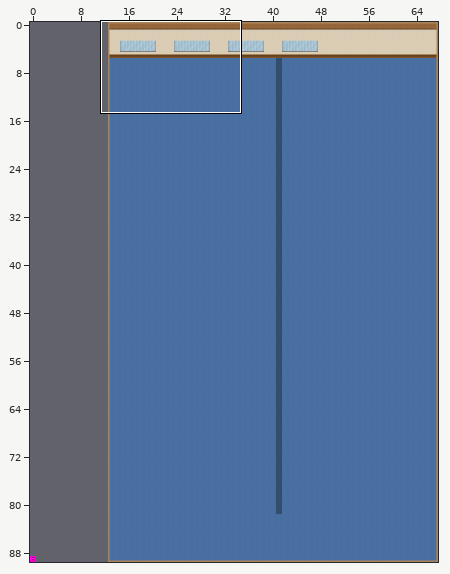
Tiled map (JSON) -- main/resources/worlds/officefloor2.json. The first picture is a wide view before the edit; the outline marks the close-up.
Close-up. Before the edit:
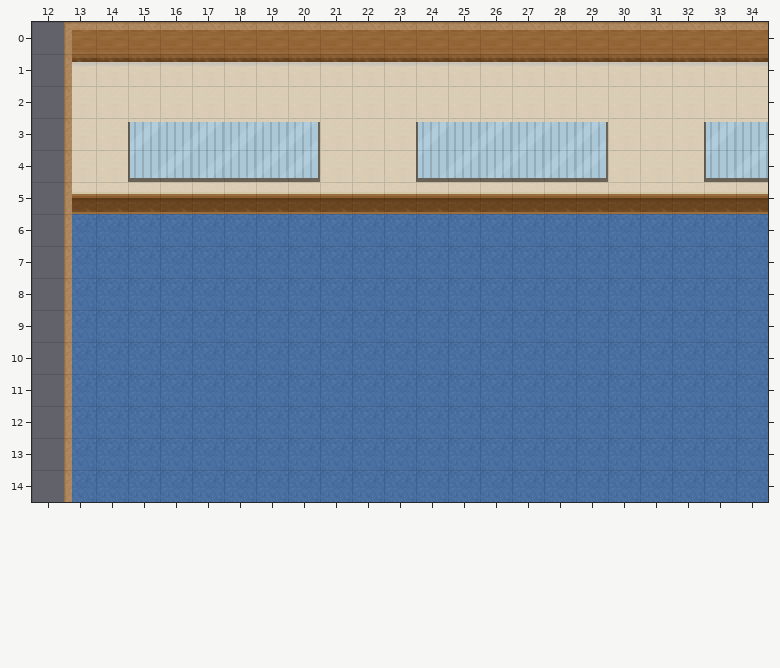
Cells are 16x16 px. Shown: x 12..34, y 0..14.
After the commit:
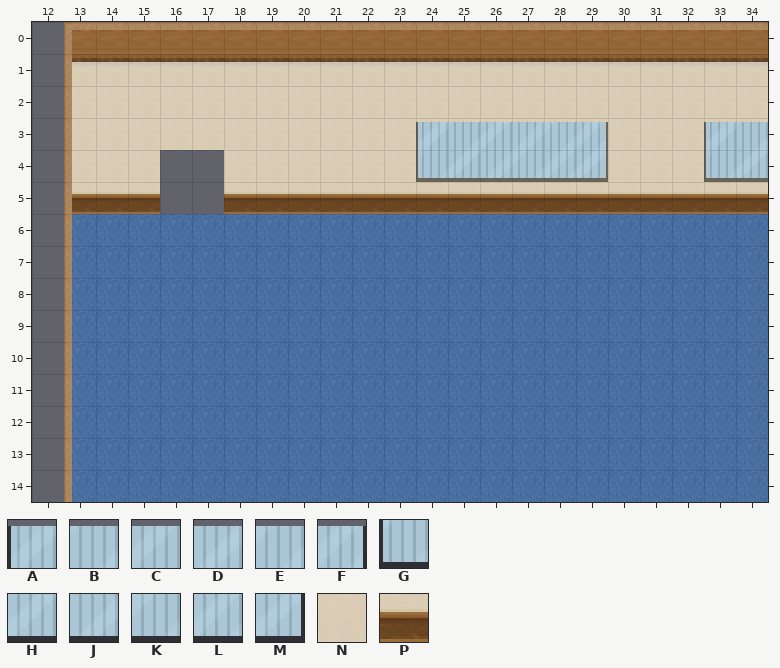
Key: from "Window6_tilesheet": A 0, B 1, C 2, D 3, E 4, F 5, G 6, H 7, J 8, K 9, L 10, M 11; from "indoor_tileset": N 7, P 9.
_ is an empty cell.
Diff:
Layer "ground":
The author cleared tile N in row 4 at x 16 to 17.
The author cleared tile P in row 5 at x 16 to 17.
Layer "edges":
The author cleared tile A in row 3 at x 15.
The author cleared tile B in row 3 at x 16.
The author cleared tile C in row 3 at x 17.
The author cleared tile D in row 3 at x 18.
The author cleared tile E in row 3 at x 19.
The author cleared tile F in row 3 at x 20.
The author cleared tile G in row 4 at x 15.
The author cleared tile H in row 4 at x 16.
The author cleared tile J in row 4 at x 17.
The author cleared tile K in row 4 at x 18.
The author cleared tile L in row 4 at x 19.
The author cleared tile M in row 4 at x 20.
Boxes around the changes in both close-ups, in picture pixels (x1, y1, x2, y2):
removed: (128, 122, 320, 214)
